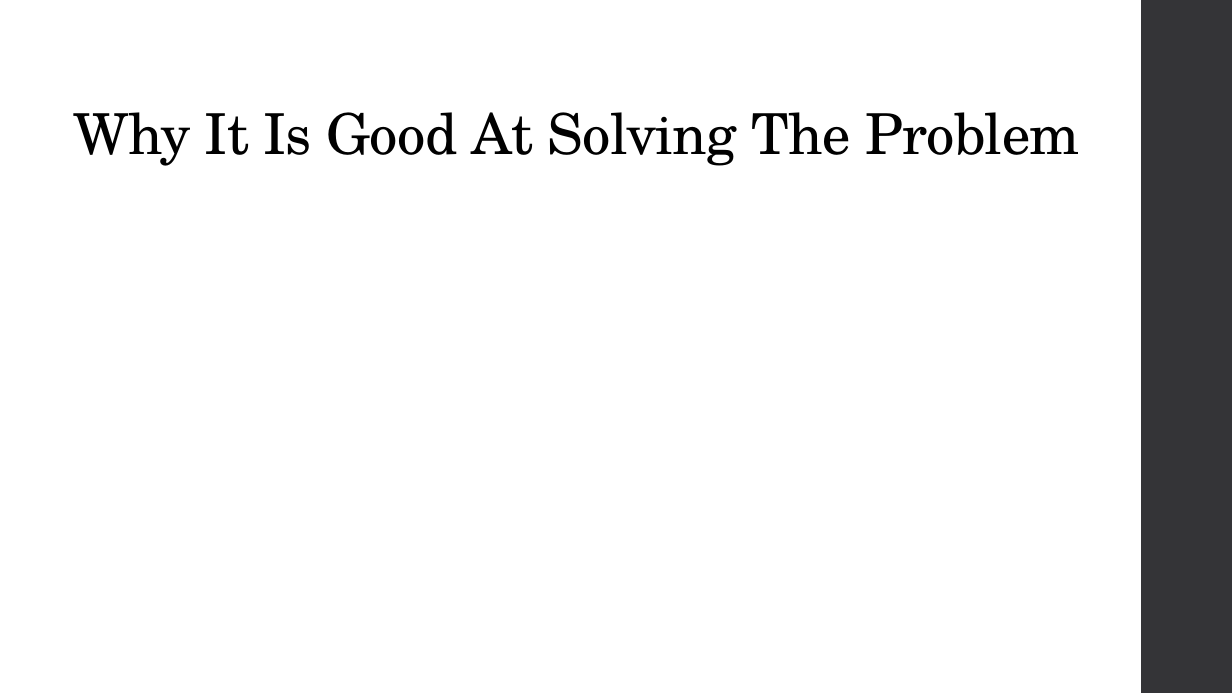
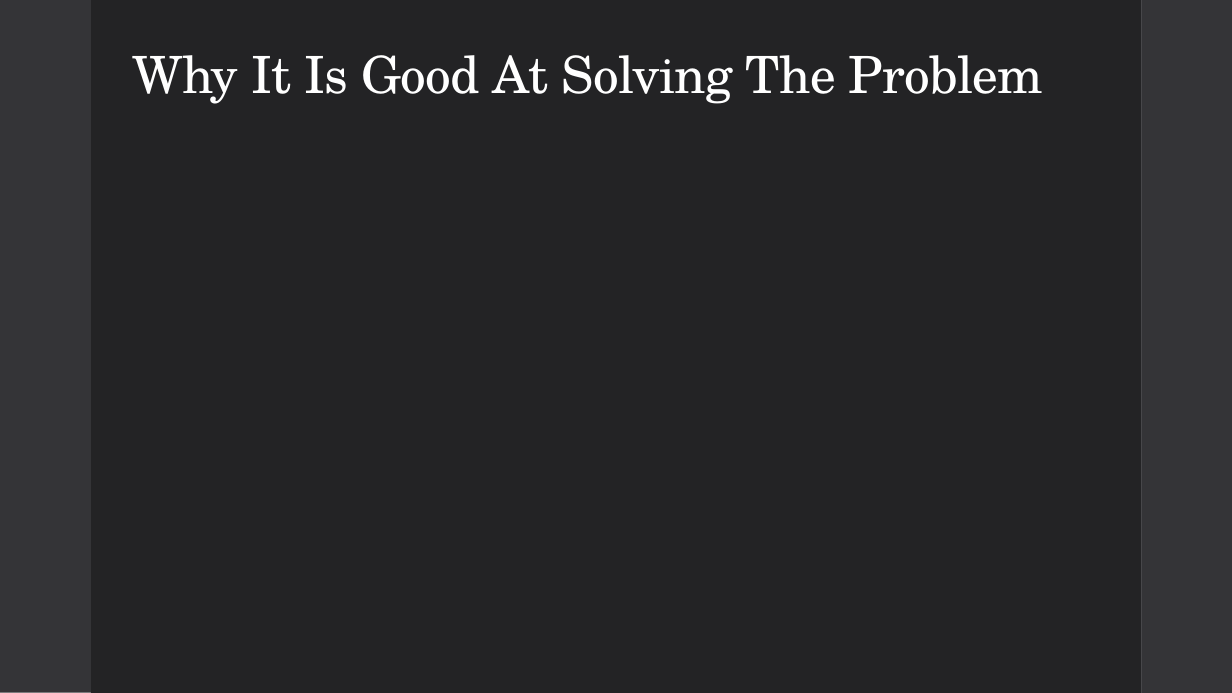
Before and after one commit to dustinc555/csc416-Project, a slide deck: slide 7 of Pitch materials/Pitch.pptx. Drawn at 1232x693 pixels with LibreOffice and Linux fonts; fonts in the diff are those of the drawing. Boxes give left, top, right and bottom in pixels: in the first picture for what was removed or moved away, otherwise in the second. Text is boxed around its words. In the diff, an @@ line names an element or a change of style, - is before the commit and + after.

Commit message:
Changed Theme, finished my slides

```diff
--- a/Pitch materials/Pitch.pptx
+++ b/Pitch materials/Pitch.pptx
@@ rectangle added at [0, 0, 1141, 693], fill #FFFFFF @@
@@ rectangle added at [0, 0, 91, 693], fill #353537 @@
@@ rectangle added at [91, 0, 1141, 693], fill #232325 @@
@@ title "Why It Is Good At ...": place and size @@
-title "Why It Is Good At ..." at [74, 112, 1080, 166]
+title "Why It Is Good At ..." at [133, 55, 1044, 104]
@@ title "Why It Is Good At ..." at [133, 55, 1044, 104]: size 44 to 40 pt, text colour #000000 to #FFFFFF; vertical alignment bottom to middle @@
```
Also in this commit, not shown: 7 other slides changed, 1 slide added, 1 slide removed.
